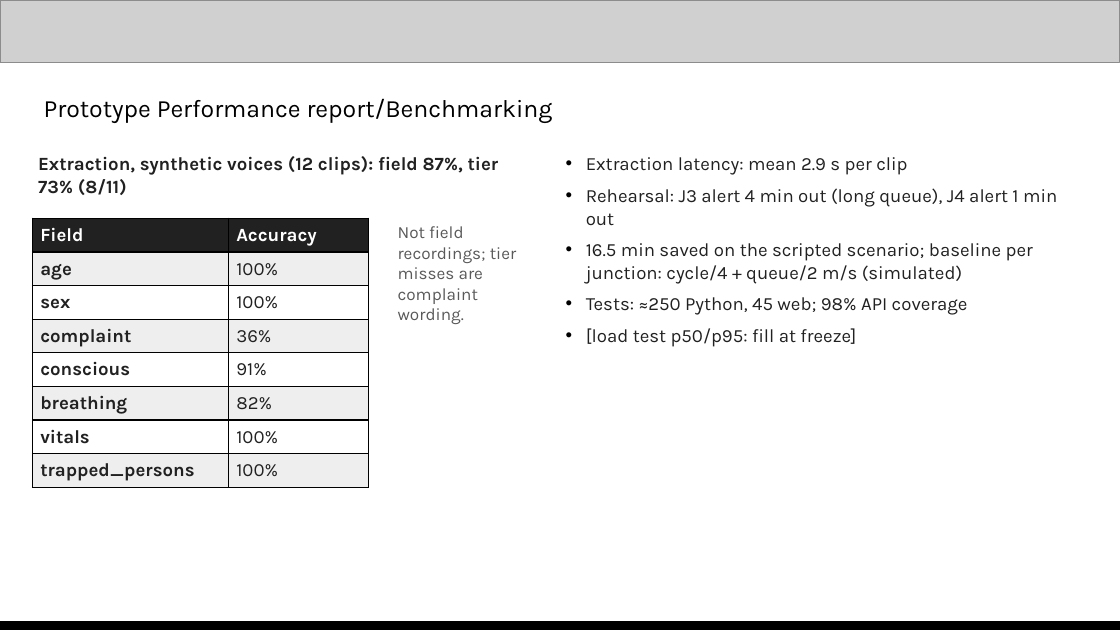
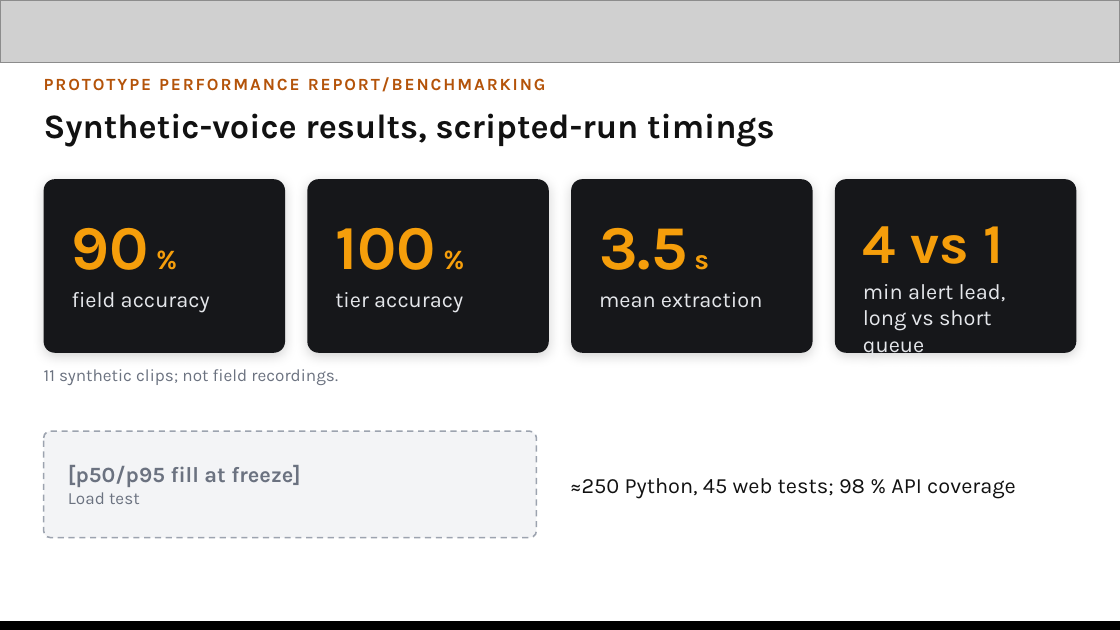
Before and after one commit to Nandish3010/ideal-disco, a slide deck: slide 12 of deck/Green-Corridor-Submission.pptx. Drawn at 1120x630 pixels with LibreOffice and Linux fonts; fonts in the diff are those of the drawing; grey boxes stand for pictures. Boxes give left, top, right and bottom in pixels: in the first picture for what was removed or moved away, otherwise in the second. Text is boxed around its words. In the diff, an @@ line names an element or a change of style, - is before the commit and + after.

```diff
--- a/deck/Green-Corridor-Submission.pptx
+++ b/deck/Green-Corridor-Submission.pptx
@@ text at box(44, 77, 546, 92): text changed; size 16 to 11 pt; text colour #000000 to #B45309; bold on @@
-Prototype Performance report/Benchmarking
+PROTOTYPE PERFORMANCE REPORT/BENCHMARKING
@@ text at box(44, 113, 774, 147): text changed; size 12 to 22 pt; text colour #212121 to #111111 @@
-Extraction, synthetic voices (12 clips): field 87%, tier 73% (8/11)
+Synthetic-voice results, scripted-run timings
@@ rounded rectangle added at box(44, 179, 284, 353), fill #16171A, 14 pt, text #E5E7EB @@
+90 %
+field accuracy
@@ rounded rectangle added at box(308, 179, 549, 353), fill #16171A, 14 pt, text #E5E7EB @@
+100 %
+tier accuracy
@@ rounded rectangle added at box(571, 179, 812, 353), fill #16171A, 14 pt, text #E5E7EB @@
+3.5 s
+mean extraction
@@ text removed at box(586, 157, 1057, 347) @@
-• Extraction latency: mean 2.9 s per clip
-• Rehearsal: J3 alert 4 min out (long queue), J4 alert 1 min out
-• 16.5 min saved on the scripted scenario; baseline per junction: cycle/4 + queue/2 m/s (simulated)
-• Tests: ≈250 Python, 45 web; 98% API coverage
-• [load test p50/p95: fill at freeze]
@@ rounded rectangle added at box(834, 179, 1075, 353), fill #16171A, 14 pt, text #E5E7EB @@
+4 vs 1
+min alert lead, long vs short queue
@@ table removed at box(32, 218, 368, 487), 8 rows, 2 columns @@
-Field | Accuracy
-age | 100%
-sex | 100%
-complaint | 36%
-conscious | 91%
-breathing | 82%
-vitals | 100%
-trapped_persons | 100%
@@ text removed at box(398, 226, 517, 324) @@
-Not field recordings; tier misses are complaint wording.
@@ text added at box(44, 369, 338, 385), 11 pt, text #6B7280 @@
+11 synthetic clips; not field recordings.
@@ rounded rectangle added at box(44, 431, 536, 538), fill #F3F4F6, outline #9CA3AF 1 pt dashed, 14 pt, text #6B7280, bold @@
+[p50/p95 fill at freeze]
+Load test
@@ text added at box(570, 478, 1016, 499), 14 pt, text #111111 @@
+≈250 Python, 45 web tests; 98 % API coverage
```
Also in this commit, not shown: 10 other slides changed, 2 slides added, 2 slides removed, 11 other files.
